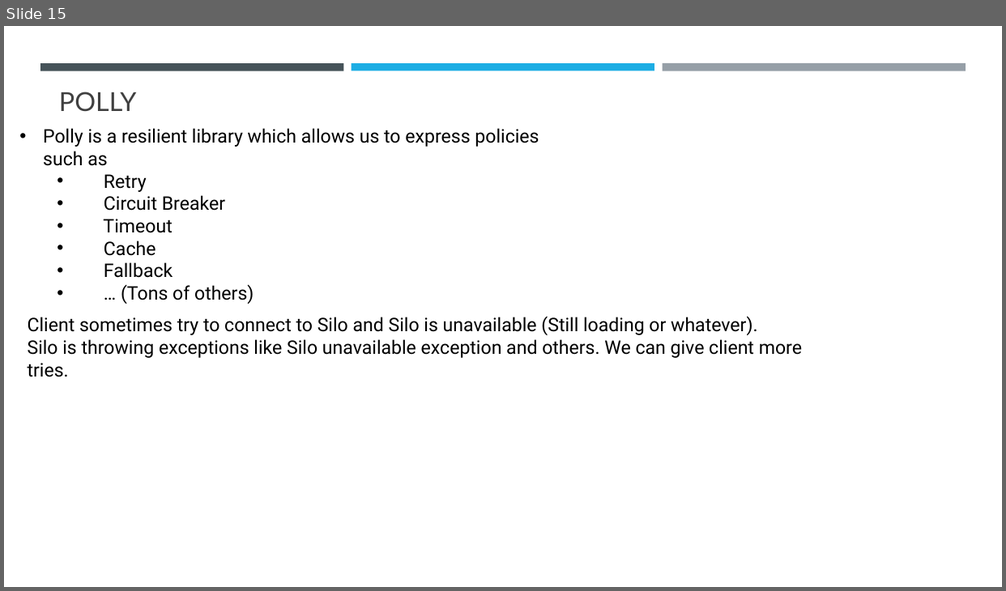
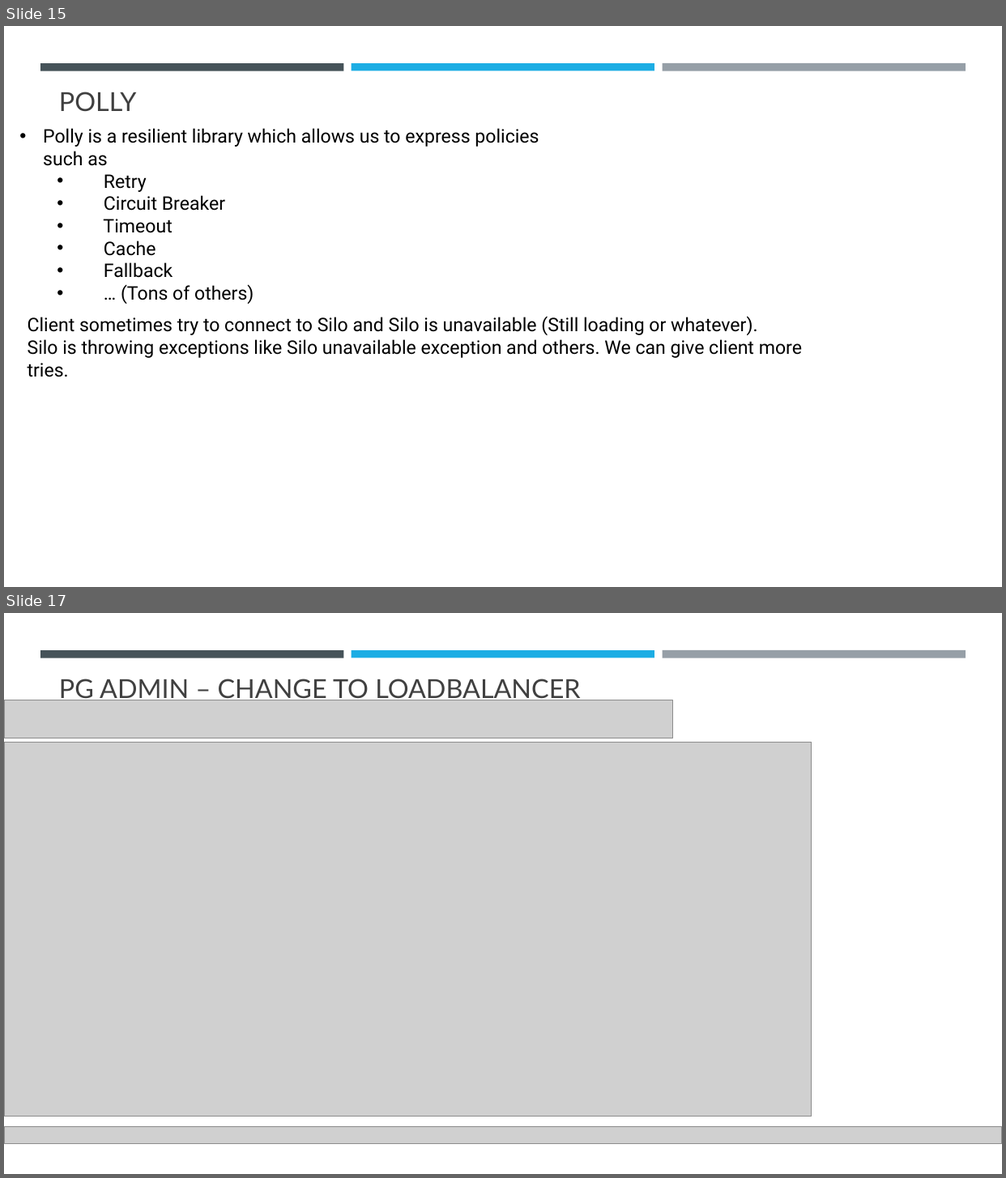
Before and after one commit to sansindia85/Orleans, a slide deck: Presentation/Microsoft Orleans.pptx. Shown one above the other, each under a label of ours: slide 15 before the commit, slides 15 and 17 after it; the slides between them are not shown. The pictures are 1006x591 and 1006x1178 pixels, drawn with LibreOffice and Linux fonts; fonts in the diff are those of the drawing; grey boxes stand for pictures. Boxes give left, top, right and bottom in pixels: in the first picture for what was removed or moved away, otherwise in the second. Text is boxed around its words. In the diff, an @@ line names an element or a change of style, - is before the commit and + after.

```diff
--- a/Presentation/Microsoft Orleans.pptx
+++ b/Presentation/Microsoft Orleans.pptx
@@ slide 17 added at (4,613,1002,1174), background #FFFFFF; not listed: 3 template elements that a slide beside it also shows @@
@@ title added at (59,679,580,704), 25.2 pt, text #404040 @@
+PG ADMIN – CHANGE TO LOADBALANCER
@@ picture added at (4,700,673,738) @@
@@ picture added at (4,742,812,1117) @@
@@ picture added at (4,1127,1002,1144) @@
```
Also in this commit, not shown: 5 other slides added, 11 other files.
